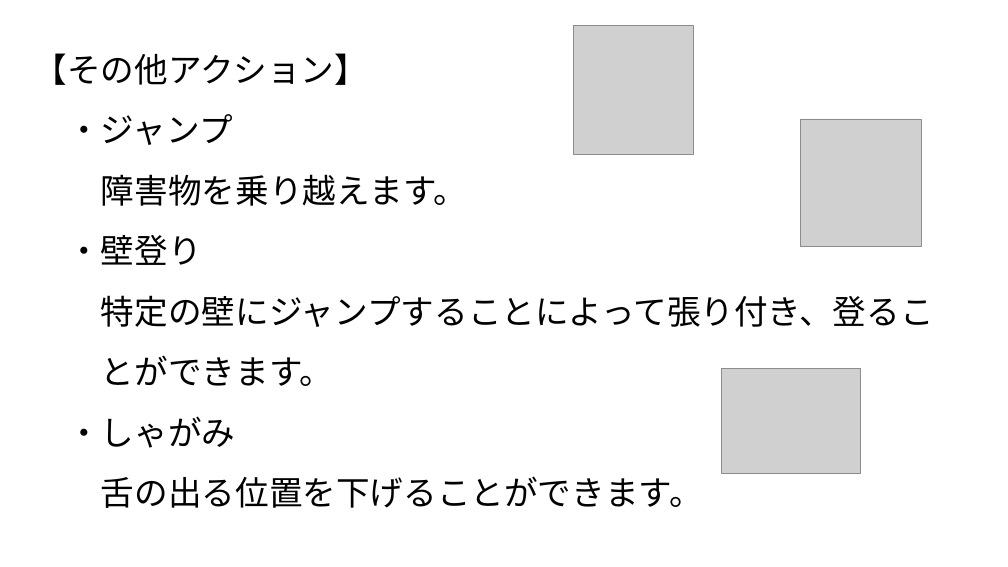
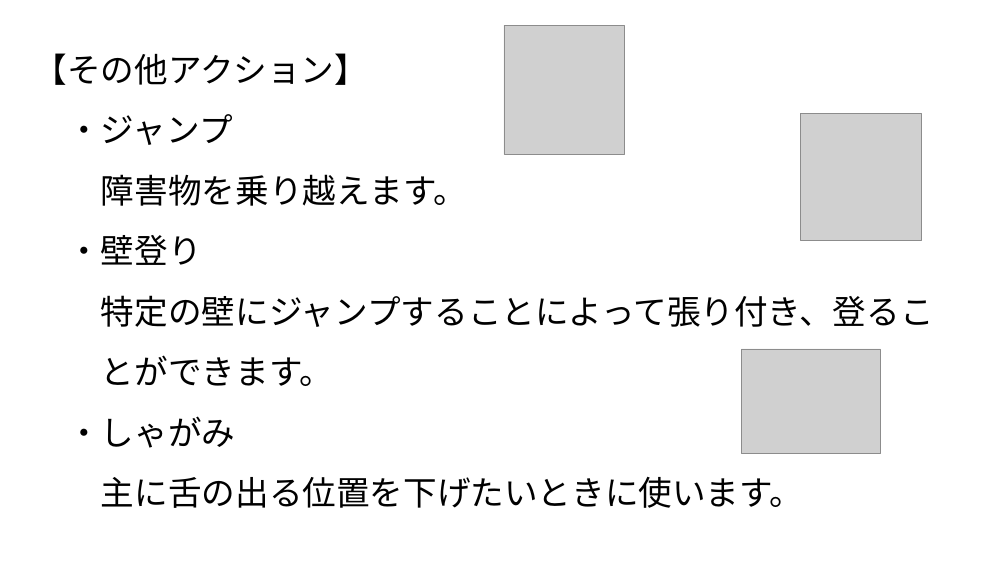
Before and after one commit to 1601323/Gameproject, a slide deck: slide 10 of AsoGameSho.pptx. Drawn at 1008x567 pixels with LibreOffice and Linux fonts; fonts in the diff are those of the drawing; grey boxes stand for pictures; background and template pictures are left out. Boxes give left, top, right and bottom in pixels: in the first picture for what was removed or moved away, otherwise in the second. Text is boxed around its words. In the diff, an @@ line names an element or a change of style, - is before the commit and + after.

```diff
--- a/AsoGameSho.pptx
+++ b/AsoGameSho.pptx
@@ picture: place and size @@
-picture at <box>573,25,693,154</box>
+picture at <box>504,25,625,154</box>
@@ picture: place and size @@
-picture at <box>801,119,921,246</box>
+picture at <box>801,113,921,240</box>
@@ picture: place and size @@
-picture at <box>722,369,861,473</box>
+picture at <box>742,349,881,454</box>
@@ text at <box>101,477,804,508</box>: text changed @@
-舌の出る位置を下げることができます。
+主に舌の出る位置を下げたいときに使います。
```
Also in this commit, not shown: 9 other slides changed, 1 other file.
